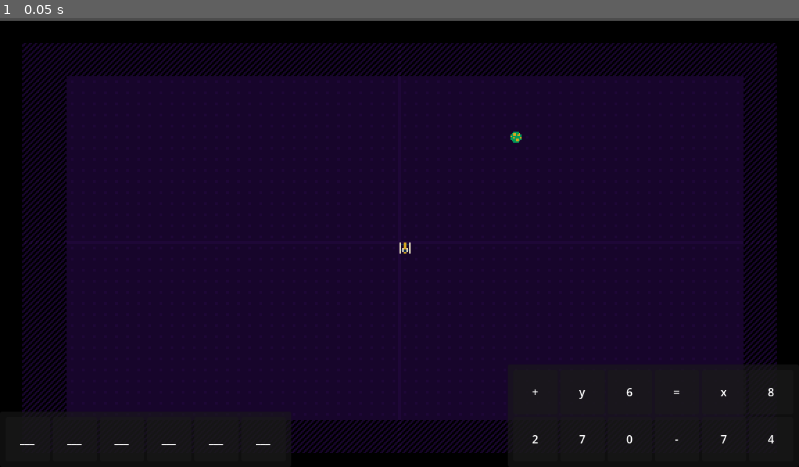
Above: before the commit, frame 1.
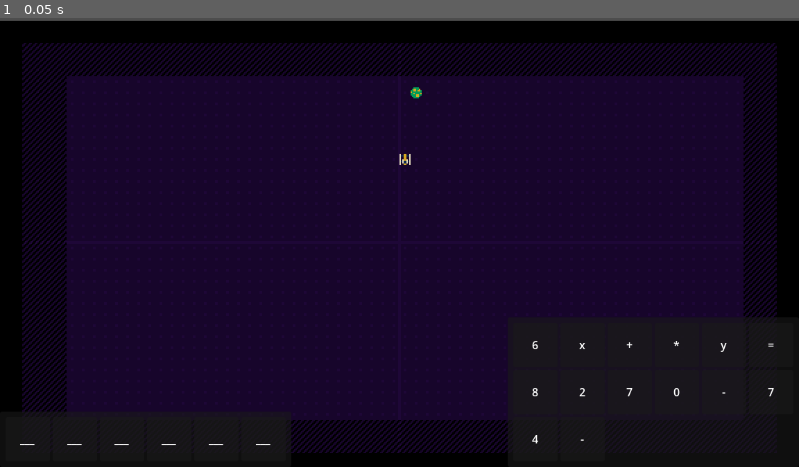
Above: after the commit, the same moment.

Repository: Mackenzie-Beck/FIFA2025
Game: Godot game, scene res://test.tscn
Two runs of this game, one before a commit and one after it. Both use one fixed random seed, a clock stepped at 60 frames per second and the inputs below.
Inputs:
- Up to frame 1 (0.05 s): no input

The runs differ from the first frame. In frame 1, 0.4% of the frame differs, in the area x 49-97%, y 15-95%.

Commit message:
expression now calculates coordiantes correctly

Diff:
--- a/object_layer.gd
+++ b/object_layer.gd
@@ -8,20 +8,38 @@
 @export var goal_coords : Vector2 = Vector2(10,-10)
 
 
-func _ready() -> void:
-	set_cell(player_coords, 1, player_sprite_atlas_coords)
-	set_cell(goal_coords,1,  goal_sprite_atlas_coords)
-	#print(get_cell_tile_data(Vector2(0,0)))
-	#print(QuestionBank.random_question())
+
 
 func initialize_game_world(equation :String):
 	var cleaned_equation = equation.substr(2)
+
+
+
 	var expression = Expression.new()
 	expression.parse(cleaned_equation, ["x"])
 
+	var player_x_coord = Utils.rng.randi_range(-1,1)
+	var goal_offset = Utils.rng.randi_range(-1,1)
+
+	print(cleaned_equation)
+	print("player x coord ", player_x_coord)
+	print("goal offset ", goal_offset)
+
+	print("player coords")
+	print(Vector2(player_x_coord, expression.execute([player_x_coord])))
+
+
+	print("Goal coords")
+	print(Vector2((player_x_coord+goal_offset), expression.execute([player_x_coord+goal_offset]) ))
+
+	set_player_coords(Vector2(player_x_coord, -expression.execute([player_x_coord])))
+
+	set_goal_coords(Vector2((player_x_coord+goal_offset), -expression.execute([player_x_coord+goal_offset]) ) )
 
 func set_player_coords(coords : Vector2):
-	pass
+	player_coords = coords
+	set_cell(player_coords, 1, player_sprite_atlas_coords)
 
 func set_goal_coords(coords : Vector2):
-	pass
+	goal_coords = coords
+	set_cell(goal_coords,1,  goal_sprite_atlas_coords)
--- a/scripts/QuestionBank.gd
+++ b/scripts/QuestionBank.gd
@@ -3,35 +3,35 @@
 
 var questions = {
 	"y=x+3": 5,
-	"y=2x-5": 6,
-	"y=-3x+7": 7,
-	"y=4x": 4,
+	"y=2*x-5": 6,
+	"y=-3*x+7": 7,
+	"y=4*x": 4,
 	"y=-x": 4,
-	"y=5x+2": 6,
-	"y=-2x-8": 7,
+	"y=5*x+2": 6,
+	"y=-2*x-8": 7,
 	"y=x": 3,
-	"y=3x+1": 6,
-	"y=-4x+6": 7,
-	"y=7x-3": 6,
+	"y=3*x+1": 6,
+	"y=-4*x+6": 7,
+	"y=7*x-3": 6,
 	"y=-x+9": 7,
-	"y=2x": 4,
-	"y=-5x": 5,
+	"y=2*x": 4,
+	"y=-5*x": 5,
 	"y=x-4": 6,
-	"y=6x+8": 6,
-	"y=-3x": 5,
-	"y=8x-1": 6,
-	"y=-2x+10": 7,
-	"y=4x-7": 6,
-	"y=-6x+3": 7,
+	"y=6*x+8": 6,
+	"y=-3*x": 5,
+	"y=8*x-1": 6,
+	"y=-2*x+10": 7,
+	"y=4*x-7": 6,
+	"y=-6*x+3": 7,
 	"y=x+12": 6,
-	"y=9x": 4,
+	"y=9*x": 4,
 	"y=-x-5": 7,
-	"y=3x-2": 6,
-	"y=-7x+4": 7,
-	"y=5x-6": 6,
-	"y=-4x-1": 7,
-	"y=2x+11": 6,
-	"y=-8x+2": 7
+	"y=3*x-2": 6,
+	"y=-7*x+4": 7,
+	"y=5*x-6": 6,
+	"y=-4*x-1": 7,
+	"y=2*x+11": 6,
+	"y=-8*x+2": 7
 }
 
 
